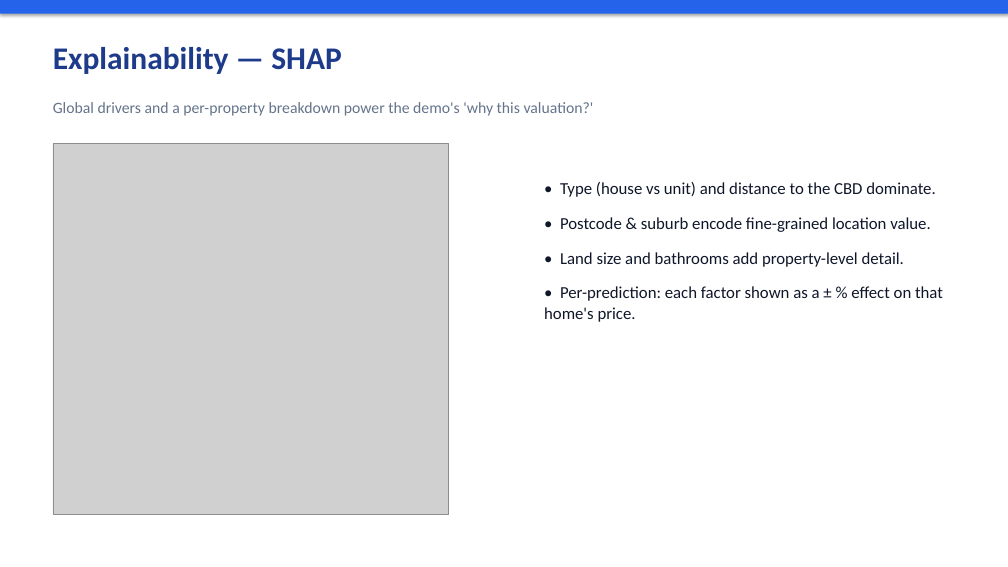
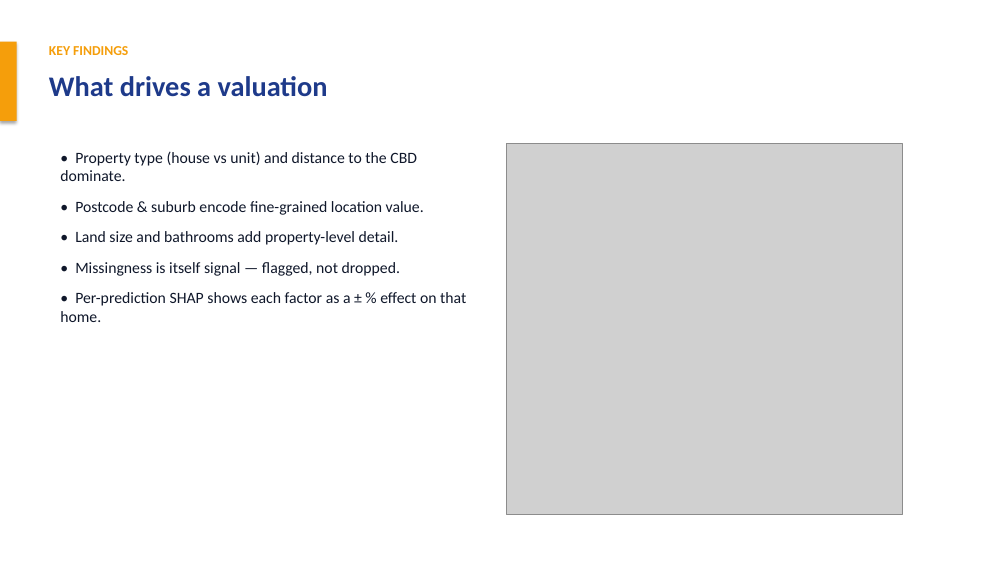
Before and after one commit to Manikaura/House-Valuation-system-using-ML-models, a slide deck: slide 4 of reports/AVM_house_valuation.pptx (slide 7 before the commit). Drawn at 1008x567 pixels with LibreOffice and Linux fonts; fonts in the diff are those of the drawing; grey boxes stand for pictures. Boxes give left, top, right and bottom in pixels: in the first picture for what was removed or moved away, otherwise in the second. Text is boxed around its words. In the diff, an @@ line names an element or a change of style, - is before the commit and + after.

Commit message:
Restructure slide deck into standard 5-part format

```diff
--- a/reports/AVM_house_valuation.pptx
+++ b/reports/AVM_house_valuation.pptx
@@ rectangle removed at <box>0,0,1008,14</box> @@
@@ rectangle added at <box>0,42,17,121</box>, fill #F59E0B @@
@@ text added at <box>49,46,128,55</box>, 13 pt, text #F59E0B, bold @@
+KEY FINDINGS
@@ text removed at <box>53,47,342,74</box> @@
-Explainability — SHAP
@@ text added at <box>49,76,328,97</box>, 27 pt, text #1E3A8A, bold @@
+What drives a valuation
@@ text removed at <box>53,102,594,116</box> @@
-Global drivers and a per-property breakdown power the demo's 'why this valuation?'
@@ text "• Property type (house vs ...": place and size @@
-text "• Property type (house vs ..." at <box>544,182,943,322</box>
+text "• Property type (house vs ..." at <box>60,151,466,322</box>
@@ picture: place and size @@
-picture at <box>53,144,448,514</box>
+picture at <box>507,144,902,514</box>
@@ text at <box>60,151,417,181</box>: text changed; size 16 to 15 pt @@
-• Type (house vs unit) and distance to the CBD dominate.
+• Property type (house vs unit) and distance to the CBD dominate.
@@ text at <box>75,201,424,245</box>: size 16 to 15 pt in "• Postcode & suburb encode fine-grained location ...", "• Land size and bathrooms add property-level ..."; less space between paragraphs @@
@@ text at <box>60,262,466,322</box>: text changed; size 16 to 15 pt @@
-• Per-prediction: each factor shown as a ± % effect on that home's price.
+• Missingness is itself signal — flagged, not dropped.
+• Per-prediction SHAP shows each factor as a ± % effect on that home.
```
Also in this commit, not shown: 4 other slides changed, 1 slide added, 3 slides removed, 1 other file.
